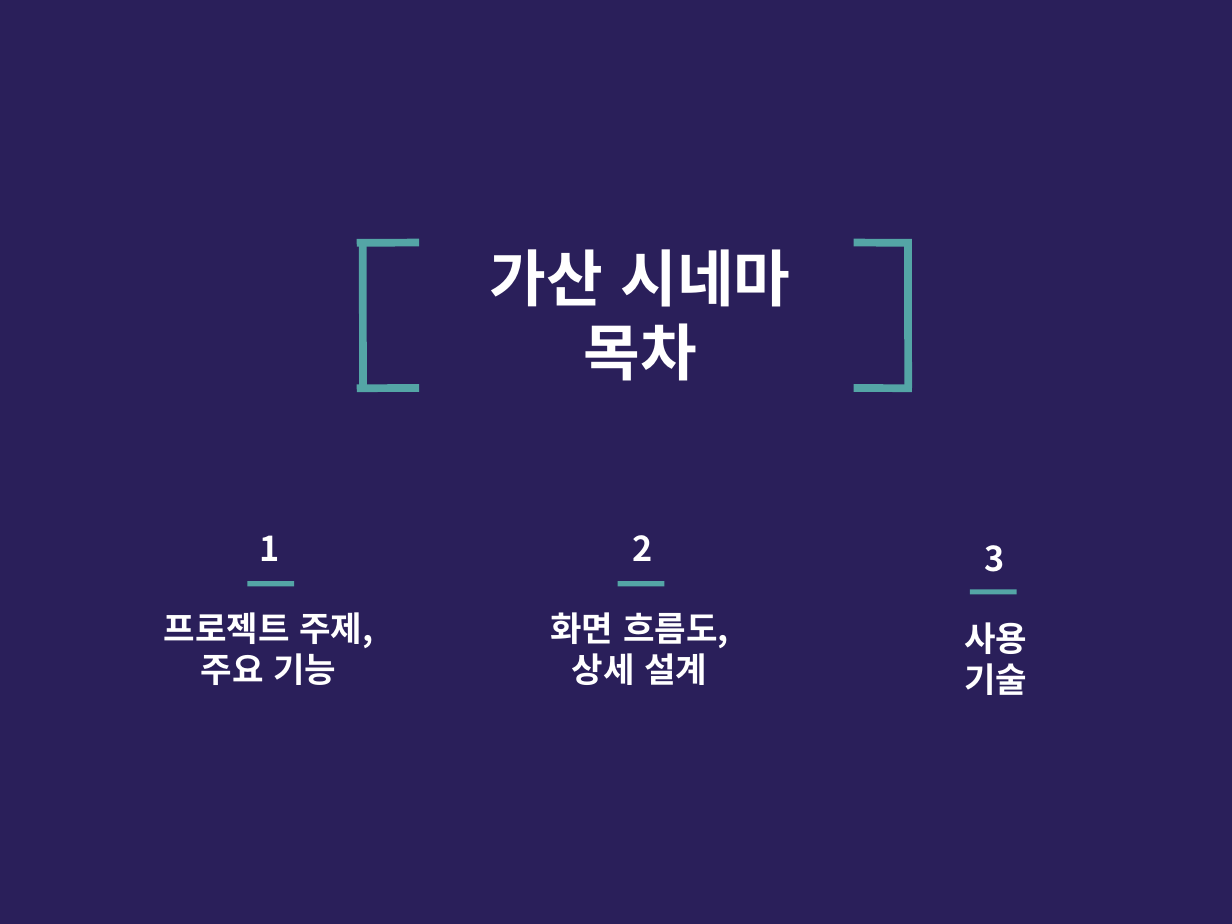
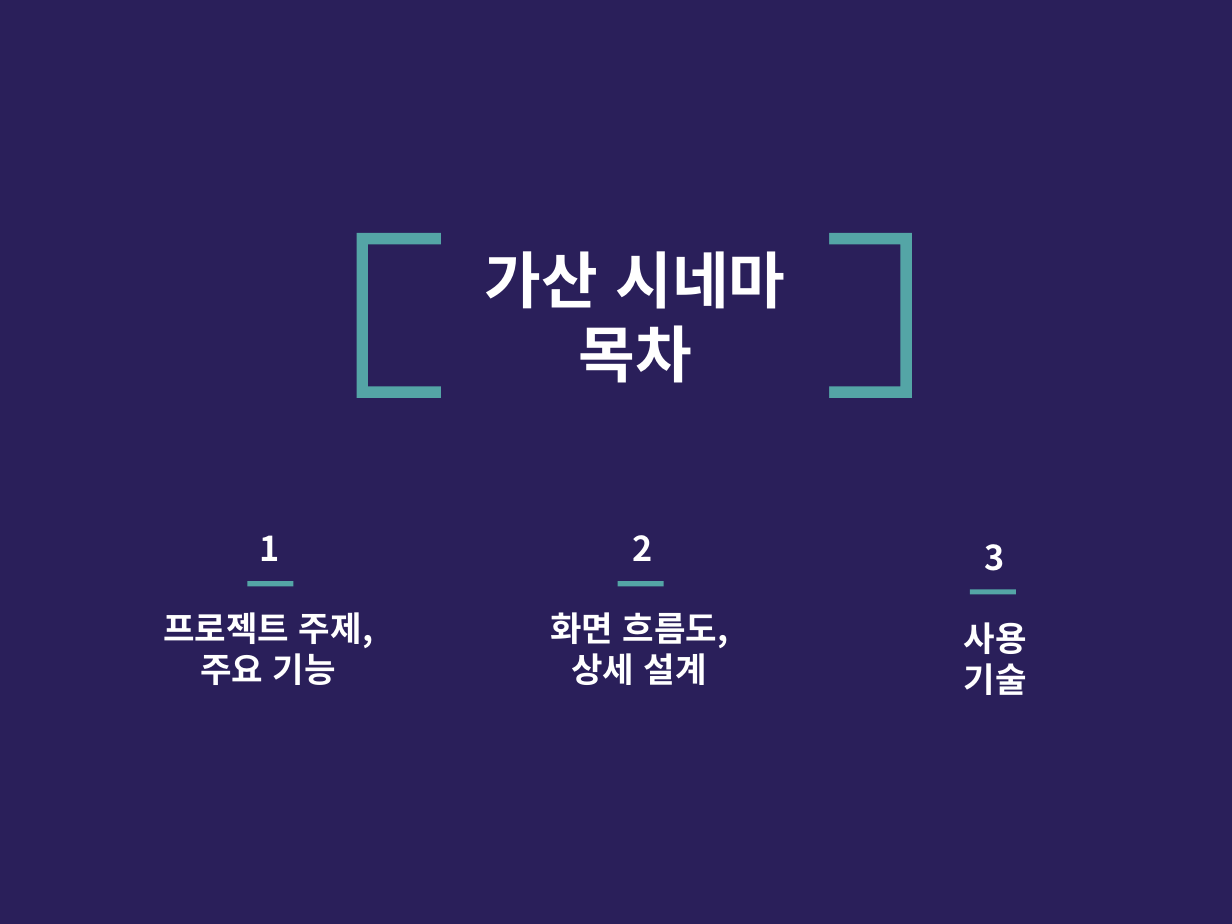
Before and after one commit to BoGwang/Project, a slide deck: slide 2 of document/[영화 예매 사이트] 제안서.ppt. Drawn at 1232x924 pixels with LibreOffice and Linux fonts; fonts in the diff are those of the drawing. Boxes give left, top, right and bottom in pixels: in the first picture for what was removed or moved away, otherwise in the second. Text is boxed around its words. In the diff, an @@ line names an element or a change of style, - is before the commit and + after.

```diff
--- a/document/[영화 예매 사이트] 제안서.ppt
+++ b/document/[영화 예매 사이트] 제안서.ppt
@@ freeform shape added at [356,233,912,398], fill #54A5A6 @@
@@ text "가산 시네마": place and size @@
-text "가산 시네마" at [490,249,791,381]
+text "가산 시네마" at [485,251,786,383]
@@ line removed from (419, 243) to (357, 243) @@
@@ line removed from (854, 243) to (912, 243) @@
@@ line removed from (419, 388) to (357, 388) @@
@@ line removed from (854, 388) to (912, 388) @@
```
Also in this commit, not shown: 2 other slides changed, 1 other file.
